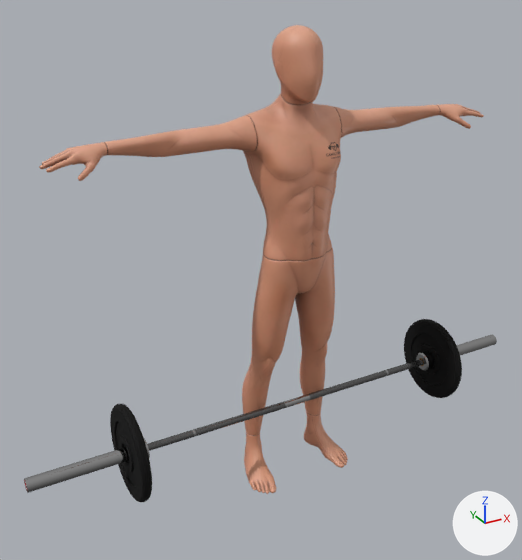
What one commit did to the glTF model models/peso_muerto_sumo.glb.
Camera for both pictures: a camera (50 mm lens) standing at (-1.33, -2.18, 1.96) and looking at (-0.12, 0.03, 0.86). The lights are fixed; the arrows at lower right show +X, +Y and +Z. Where no turn or scale is listed for an object, it has been applied to the vertices. Vertices at the same position are counted once.

Objects in the first picture: 'Barra olimpica.001', 'Ch36'.
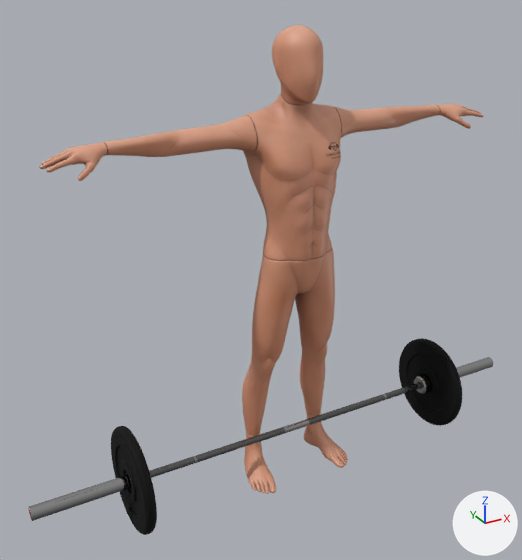
Boxes [x1, y1, x2, y2] around the edits, measured in the pictures (522 x 560 px; the box of a moved part takes in the faces that stretch with it):
'Barra olimpica.001', mesh rescaled, moved (8% taller)
    before: [24, 319, 497, 502]
    after: [28, 338, 493, 535]
part 1 of me_object_1_001, moved or reshaped
    before: [110, 319, 462, 502]
    after: [111, 338, 462, 535]

Edits to the bpy script that builds the scene:
```text
Change me_object_1_001:
    where me_object_1_001.from_pydata(...)  # 24548 vertices, 48516 faces; spans x -1.04..1.15, y -0.18..0.18, z -0.18..0.18
    used by ob_barra_olimpica_001; location = (-0.042, -0.034, 0.311)
    me_object_1_001 part 1: the whole mesh is scaled about its middle by (1, 1.11, 1.11)
Change ob_barra_olimpica_001:
    ob_barra_olimpica_001.location: (-0.042, -0.034, 0.311) -> (-0.042, -0.034, 0.188)
```
